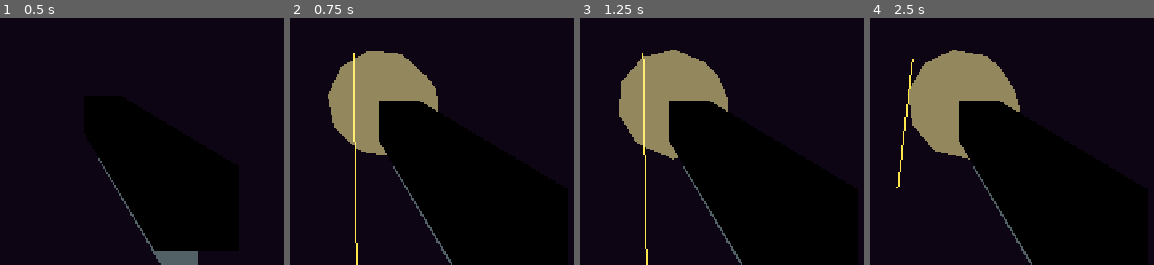
Above: before the commit, frames 1-4 (left to right).
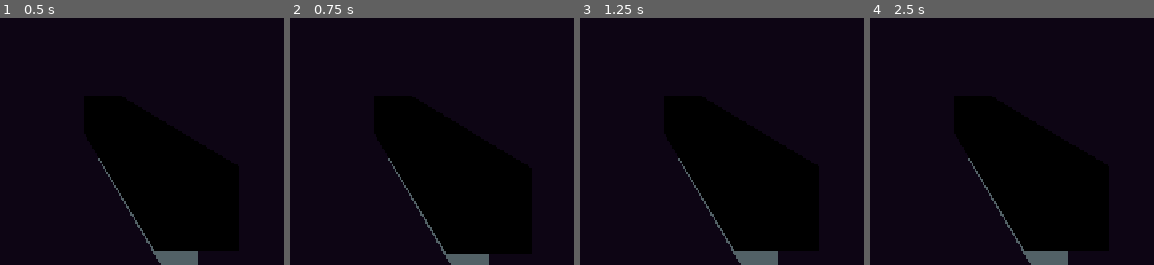
Above: after the commit, the same moments.

Repository: joepio/growing-guns
Game: Godot game, scene res://scenes/player.tscn
Same seed, same stepped clock (60 frames per second), same inputs: the game is played once before the commit and once after it. This scene is started directly instead of the project's main scene.
Inputs (mouse positions are in pixels of both pictures, inside the frame that each line leads up to):
- Up to frame 1 (0.5 s): no input
- Up to frame 2 (0.75 s): tap Enter at 0.5 s; move the mouse to (361, 37) at 0.52 s; press the mouse at (361, 37) at 0.53 s; hold W (move_forward) from 0.53 s (still down)
- Up to frame 3 (1.25 s): keep holding W (move_forward); tap Space (jump) at 0.77 s
- Up to frame 4 (2.5 s): keep holding W (move_forward); move the mouse to (outside the picture) at 1.27 s; release the mouse at (outside the picture) at 1.28 s; tap Shift (dash) at 1.35 s; tap Space (jump) at 1.52, 2 s; click (outside the picture) at 1.55 s; move the mouse to (918, 32) at 2.02 s; press the mouse at (918, 32) at 2.03 s; tap F (melee) at 2.1 s

Frame 1 is identical in both runs. In frame 2, 9.9% of the frame differs, in the area x 13-71%, y 13-100%; in frame 3, 10%; in frame 4, 10%, in the area x 9-70%, y 12-100%.

Commit message:
Power up panel, sfx depend on stats, uzi & sniper

Diff:
--- a/scripts/card_library.gd
+++ b/scripts/card_library.gd
@@ -111,6 +111,32 @@
 				w.bullet_scale *= 1.4
 				w.bullet_color = w.bullet_color.lerp(Color(1.0, 0.55, 0.2), 0.3),
 		},
+		{
+			"id": "sniper",
+			"name": "SNIPER",
+			"desc": "×3 damage, slower, 3-round mag, pin-point accurate",
+			"color": Color(0.55, 0.85, 1.0),
+			"apply": func(w: Weapon) -> void:
+				w.damage_mult *= 3.0
+				w.fire_rate_mult *= 0.4
+				w.mag_size_bonus -= 7
+				w.spread = 0.0
+				w.headshot_mult *= 1.5
+				w.bullet_scale *= 0.8
+				w.bullet_color = w.bullet_color.lerp(Color(0.55, 0.85, 1.0), 0.6),
+		},
+		{
+			"id": "uzi",
+			"name": "UZI",
+			"desc": "Full-auto, ×3 fire rate, +20 ammo, more spread",
+			"color": Color(1.0, 0.65, 0.25),
+			"apply": func(w: Weapon) -> void:
+				w.full_auto = true
+				w.fire_rate_mult *= 3.0
+				w.mag_size_bonus += 20
+				w.spread += deg_to_rad(2.5)
+				w.bullet_color = w.bullet_color.lerp(Color(1.0, 0.55, 0.15), 0.5),
+		},
 	]
 
 static func by_id(id: String) -> Dictionary:
--- a/scripts/game.gd
+++ b/scripts/game.gd
@@ -32,6 +32,10 @@
 var pending_picker_id: int = 0
 var local_player: Node3D
 
+# --- Dev panel (F1) ---
+var _dev_root: PanelContainer = null
+var _dev_content: VBoxContainer
+
 func _ready() -> void:
 	# No menu — bootstrap networking on the fly. First launcher hosts, later
 	# launches fall back to client. Note: Godot 4 installs a default
@@ -79,7 +83,13 @@
 		_refresh_cooldowns()
 
 func _unhandled_input(event: InputEvent) -> void:
+	if event is InputEventKey and event.pressed and not event.echo and event.keycode == KEY_F1:
+		_toggle_dev_panel()
+		return
 	if event.is_action_pressed("ui_cancel"):
+		if _dev_root and _dev_root.visible:
+			_toggle_dev_panel()
+			return
 		NetworkManager.leave_game()
 		get_tree().change_scene_to_file("res://scenes/main.tscn")
 
@@ -390,3 +400,160 @@
 		var marker := "  ★" if wins >= ROUNDS_TO_WIN else ""
 		lines.append("%s  %d/%d%s" % [NetworkManager.players[id], wins, ROUNDS_TO_WIN, marker])
 	scoreboard.text = "\n".join(lines)
+
+# -------------------- DEV PANEL (F1) --------------------
+
+func _toggle_dev_panel() -> void:
+	if _dev_root == null:
+		_build_dev_panel()
+	_dev_root.visible = not _dev_root.visible
+	if _dev_root.visible:
+		_refresh_dev_panel()
+		Input.mouse_mode = Input.MOUSE_MODE_VISIBLE
+	else:
+		Input.mouse_mode = Input.MOUSE_MODE_CAPTURED
+
+func _build_dev_panel() -> void:
+	_dev_root = PanelContainer.new()
+	_dev_root.anchor_left = 0.5
+	_dev_root.anchor_right = 0.5
+	_dev_root.anchor_top = 0.0
+	_dev_root.anchor_bottom = 1.0
+	_dev_root.offset_left = -420.0
+	_dev_root.offset_right = 420.0
+	_dev_root.offset_top = 30.0
+	_dev_root.offset_bottom = -30.0
+	_dev_root.mouse_filter = Control.MOUSE_FILTER_STOP
+	_dev_root.visible = false
+	var style := StyleBoxFlat.new()
+	style.bg_color = Color(0.05, 0.05, 0.08, 0.96)
+	style.set_border_width_all(2)
+	style.border_color = Color(0.4, 0.8, 1.0)
+	style.set_corner_radius_all(6)
+	style.content_margin_left = 16
+	style.content_margin_right = 16
+	style.content_margin_top = 12
+	style.content_margin_bottom = 12
+	_dev_root.add_theme_stylebox_override("panel", style)
+	var scroll := ScrollContainer.new()
+	scroll.horizontal_scroll_mode = ScrollContainer.SCROLL_MODE_DISABLED
+	_dev_root.add_child(scroll)
+	_dev_content = VBoxContainer.new()
+	_dev_content.size_flags_horizontal = Control.SIZE_EXPAND_FILL
+	_dev_content.add_theme_constant_override("separation", 6)
+	scroll.add_child(_dev_content)
+	$HUD.add_child(_dev_root)
+
+func _refresh_dev_panel() -> void:
+	for c in _dev_content.get_children():
+		c.queue_free()
+	_dev_heading("DEV  ·  F1 to close", Color(0.5, 0.9, 1.0), 20)
+	_dev_heading("— WEAPON STATS —", Color(1.0, 0.9, 0.5), 15)
+	if local_player and is_instance_valid(local_player):
+		var w: Weapon = local_player.weapon
+		_dev_stat("damage", "%.1f  (base %.0f × %.2f)" % [w.get_damage(), Weapon.BASE_DAMAGE, w.damage_mult])
+		_dev_stat("fire interval", "%.3fs  (×%.2f)  %s" % [w.get_fire_interval(), w.fire_rate_mult, "FULL-AUTO" if w.full_auto else "semi-auto"])
+		_dev_stat("mag size", "%d  (base %d %+d)" % [w.get_mag_size(), Weapon.BASE_MAG_SIZE, w.mag_size_bonus])
+		_dev_stat("reload time", "%.2fs  (×%.2f)" % [w.get_reload_time(), w.reload_mult])
+		_dev_stat("headshot mult", "×%.2f" % w.get_headshot_mult())
+		_dev_stat("shots / trigger", str(w.get_shots_per_trigger()))
+		_dev_stat("pierce", str(w.pierce_count))
+		_dev_stat("ricochet", str(w.ricochet_count))
+		_dev_stat("spread", "%.4f rad  (%.2f°)" % [w.spread, rad_to_deg(w.spread)])
+		_dev_stat("lifesteal", "%.0f%%" % (w.lifesteal * 100.0))
+		_dev_stat("explosive radius / dmg", "%.1fm  /  %.1f" % [w.explosive_radius, w.explosive_damage])
+		_dev_stat("bullet scale", "%.2f" % w.bullet_scale)
+		_dev_stat("bullet color", "#%s" % w.bullet_color.to_html(false))
+	else:
+		_dev_note("(local player not spawned)")
+	_dev_heading("— APPLIED CARDS —", Color(0.8, 1.0, 0.5), 15)
+	if local_player and is_instance_valid(local_player):
+		var applied: Array = local_player.weapon.applied_cards
+		if applied.is_empty():
+			_dev_note("(none)")
+		else:
+			for card_id in applied:
+				_dev_applied_row(str(card_id))
+	_dev_heading("— ALL CARDS —", Color(1.0, 0.6, 0.9), 15)
+	for card in CardLibrary.all():
+		_dev_available_row(card)
+
+func _dev_heading(text: String, color: Color, font_size: int) -> void:
+	var lbl := Label.new()
+	lbl.text = text
+	lbl.add_theme_color_override("font_color", color)
+	lbl.add_theme_font_size_override("font_size", font_size)
+	_dev_content.add_child(lbl)
+
+func _dev_stat(stat_name: String, value: String) -> void:
+	var hbox := HBoxContainer.new()
+	var n := Label.new()
+	n.text = stat_name
+	n.custom_minimum_size = Vector2(220, 0)
+	n.add_theme_color_override("font_color", Color(0.7, 0.7, 0.85))
+	hbox.add_child(n)
+	var v := Label.new()
+	v.text = value
+	v.add_theme_color_override("font_color", Color(1, 1, 1))
+	hbox.add_child(v)
+	_dev_content.add_child(hbox)
+
+func _dev_note(text: String) -> void:
+	var lbl := Label.new()
+	lbl.text = text
+	lbl.add_theme_color_override("font_color", Color(0.6, 0.6, 0.7))
+	_dev_content.add_child(lbl)
+
+func _dev_applied_row(card_id: String) -> void:
+	var card: Dictionary = CardLibrary.by_id(card_id)
+	var label_text := card_id
+	var col := Color(1, 1, 1)
+	if not card.is_empty():
+		label_text = "%s  —  %s" % [card.name, card.desc]
+		col = card.color
+	var hbox := HBoxContainer.new()
+	var n := Label.new()
+	n.text = label_text
+	n.size_flags_horizontal = Control.SIZE_EXPAND_FILL
+	n.add_theme_color_override("font_color", col)
+	hbox.add_child(n)
+	var btn := Button.new()
+	btn.text = "Remove"
+	btn.focus_mode = Control.FOCUS_NONE
+	btn.pressed.connect(_dev_remove_card.bind(card_id))
+	hbox.add_child(btn)
+	_dev_content.add_child(hbox)
+
+func _dev_available_row(card: Dictionary) -> void:
+	var hbox := HBoxContainer.new()
+	var n := Label.new()
+	n.text = "%s  —  %s" % [card.name, card.desc]
+	n.size_flags_horizontal = Control.SIZE_EXPAND_FILL
+	n.add_theme_color_override("font_color", card.color)
+	hbox.add_child(n)
+	var btn := Button.new()
+	btn.text = "Apply"
+	btn.focus_mode = Control.FOCUS_NONE
+	btn.pressed.connect(_dev_apply_card.bind(card.id))
+	hbox.add_child(btn)
+	_dev_content.add_child(hbox)
+
+func _dev_apply_card(card_id: String) -> void:
+	if not local_player or not is_instance_valid(local_player):
+		return
+	local_player.apply_card.rpc(card_id)
+	call_deferred("_refresh_dev_panel")
+
+func _dev_remove_card(card_id: String) -> void:
+	# Cards mutate weapon cumulatively and have no inverse — easiest way to
+	# drop one is to reset and reapply every OTHER card in the stack.
+	if not local_player or not is_instance_valid(local_player):
+		return
+	var remaining: Array = local_player.weapon.applied_cards.duplicate()
+	var idx := remaining.find(card_id)
+	if idx >= 0:
+		remaining.remove_at(idx)
+	local_player.reset_weapon.rpc()
+	for c in remaining:
+		local_player.apply_card.rpc(str(c))
+	call_deferred("_refresh_dev_panel")
--- a/scripts/player.gd
+++ b/scripts/player.gd
@@ -209,8 +209,11 @@
 	_maybe_broadcast_state()
 
 	# --- Combat actions ---
-	# Full-auto rifle: hold LMB, fires every fire-interval until mag is empty.
-	if Input.is_action_pressed("shoot") and not reloading and mag > 0 and rifle_cooldown <= 0.0:
+	# Default is semi-auto (click per shot). The UZI card flips weapon.full_auto
+	# so holding LMB fires continuously until the mag runs out.
+	var fire_input := Input.is_action_pressed("shoot") if weapon.full_auto \
+		else Input.is_action_just_pressed("shoot")
+	if fire_input and not reloading and mag > 0 and rifle_cooldown <= 0.0:
 		rifle_cooldown = weapon.get_fire_interval()
 		mag -= 1
 		_fire_rifle()
@@ -259,9 +262,9 @@
 
 @rpc("any_peer", "call_local", "reliable")
 func _rifle_fired(origin: Vector3, dir: Vector3, shooter_id: int) -> void:
-	SFX.shot()
 	var shooter_node := get_parent().get_node_or_null(str(shooter_id))
 	var w: Weapon = shooter_node.weapon if shooter_node else Weapon.new()
+	SFX.shot(w)
 	var is_server := multiplayer.is_server()
 	var space := get_world_3d().direct_space_state
 
--- a/scripts/sfx.gd
+++ b/scripts/sfx.gd
@@ -29,7 +29,7 @@
 
 # -------------------- sounds --------------------
 
-func shot() -> void: _play(_synth_shot(), -4.0)
+func shot(w: Weapon = null) -> void: _play(_synth_shot(w), -4.0)
 func grenade_launch() -> void: _play(_synth_grenade_launch(), -6.0)
 func explosion() -> void: _play(_synth_explosion(), -2.0)
 func hit_received() -> void: _play(_synth_hit_received(), -4.0)
@@ -41,20 +41,38 @@
 
 # -------------------- synthesis --------------------
 
-func _synth_shot() -> PackedVector2Array:
-	# White noise burst + brief low thump. Fast decay envelope.
-	var dur := 0.10
-	var n := int(dur * MIX_RATE)
-	var out := PackedVector2Array()
-	out.resize(n)
+func _synth_shot(w: Weapon = null) -> PackedVector2Array:
+	# Shape the rifle sound around weapon stats:
+	#   damage   → longer tail, deeper + louder bass thump
+	#   accuracy → brighter noise transient + a high-freq click ("crack")
+	#   fire-rate-mult mildly opens up the noise (snappier)
+	var dmg_ratio := 1.0
+	var accuracy := 1.0  # 1.0 = perfectly accurate, 0.0 = fully sprayed
+	if w:
+		dmg_ratio = maxf(1.0, w.get_damage() / Weapon.BASE_DAMAGE)
+		accuracy = clampf(1.0 - w.spread / 0.06, 0.0, 1.0)
+
+	var dur: float = clampf(0.08 + 0.08 * log(dmg_ratio) / log(2.0), 0.08, 0.35)
+	var n := int(dur * MIX_RATE)
+	var out := PackedVector2Array()
+	out.resize(n)
+
+	var bass_freq := clampf(90.0 / sqrt(dmg_ratio), 32.0, 120.0)
+	var bass_decay := clampf(30.0 / dmg_ratio, 6.0, 40.0)
+	var bass_gain: float = lerpf(0.45, 0.95, clampf((dmg_ratio - 1.0) / 3.0, 0.0, 1.0))
+	var noise_brightness: float = lerpf(0.18, 0.55, accuracy)
+	var click_gain := accuracy * 0.3
+
 	var lp := 0.0
 	for i in range(n):
 		var t := float(i) / MIX_RATE
 		var env := pow(clampf(1.0 - t / dur, 0.0, 1.0), 2.5)
 		var noise := randf_range(-1.0, 1.0)
-		lp = lerpf(lp, noise, 0.35)  # simple one-pole lowpass
-		var low := sin(2.0 * PI * 90.0 * t) * exp(-t * 30.0)
-		var s := (lp * 0.75 + low * 0.4) * env * 0.7
+		lp = lerpf(lp, noise, noise_brightness)
+		var low := sin(2.0 * PI * bass_freq * t) * exp(-t * bass_decay)
+		var click := sin(2.0 * PI * 2400.0 * t) * exp(-t * 280.0) * click_gain
+		# tanh soft-clips so loud/layered components stay under ±1.
+		var s := tanh((lp * 0.55 + low * bass_gain + click) * env * 0.85)
 		out[i] = Vector2(s, s)
 	return out
 
--- a/scripts/weapon.gd
+++ b/scripts/weapon.gd
@@ -6,11 +6,15 @@
 # means: add a field here, add a getter if derived, add a card that sets it.
 
 # --- Immutable base (the "unmodified" gun) ---
-const BASE_DAMAGE := 12.0
-const BASE_FIRE_INTERVAL := 0.07
-const BASE_MAG_SIZE := 30
+# Default is a semi-auto mid-damage rifle with a small non-zero spread — you
+# can't just hold LMB, and long-range snap-headshots aren't free. Cards push
+# the weapon toward sniper (precision) or uzi (spray) archetypes.
+const BASE_DAMAGE := 22.0
+const BASE_FIRE_INTERVAL := 0.22
+const BASE_MAG_SIZE := 10
 const BASE_RELOAD_TIME := 1.2
 const BASE_HEADSHOT_MULT := 2.0
+const BASE_SPREAD := 0.008                # radians — ~0.46°, noticeable at range
 const BASE_BULLET_COLOR := Color(1.0, 0.9, 0.3)
 
 # --- Multiplicative modifiers (cards multiply) ---
@@ -26,7 +30,8 @@
 var ricochet_count: int = 0            # wall bounces
 
 # --- Behaviour knobs ---
-var spread: float = 0.0                # radians; random yaw+pitch offset per shot
+var spread: float = BASE_SPREAD        # radians; random yaw+pitch offset per shot
+var full_auto: bool = false            # whether holding LMB auto-fires
 var lifesteal: float = 0.0             # fraction of damage dealt returned as heal
 var explosive_radius: float = 0.0      # per-bullet splash radius (m)
 var explosive_damage: float = 0.0      # max damage at epicenter
@@ -66,7 +71,8 @@
 	extra_projectiles = 0
 	pierce_count = 0
 	ricochet_count = 0
-	spread = 0.0
+	spread = BASE_SPREAD
+	full_auto = false
 	lifesteal = 0.0
 	explosive_radius = 0.0
 	explosive_damage = 0.0
